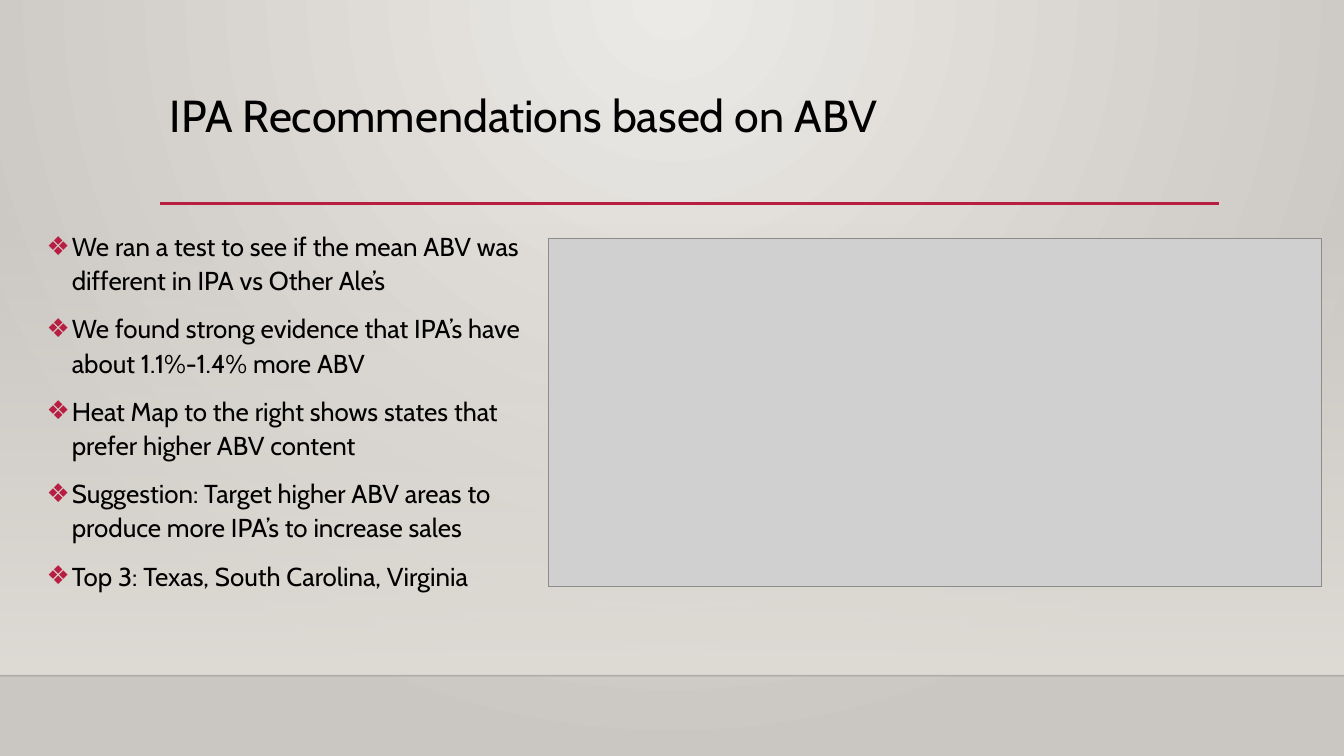
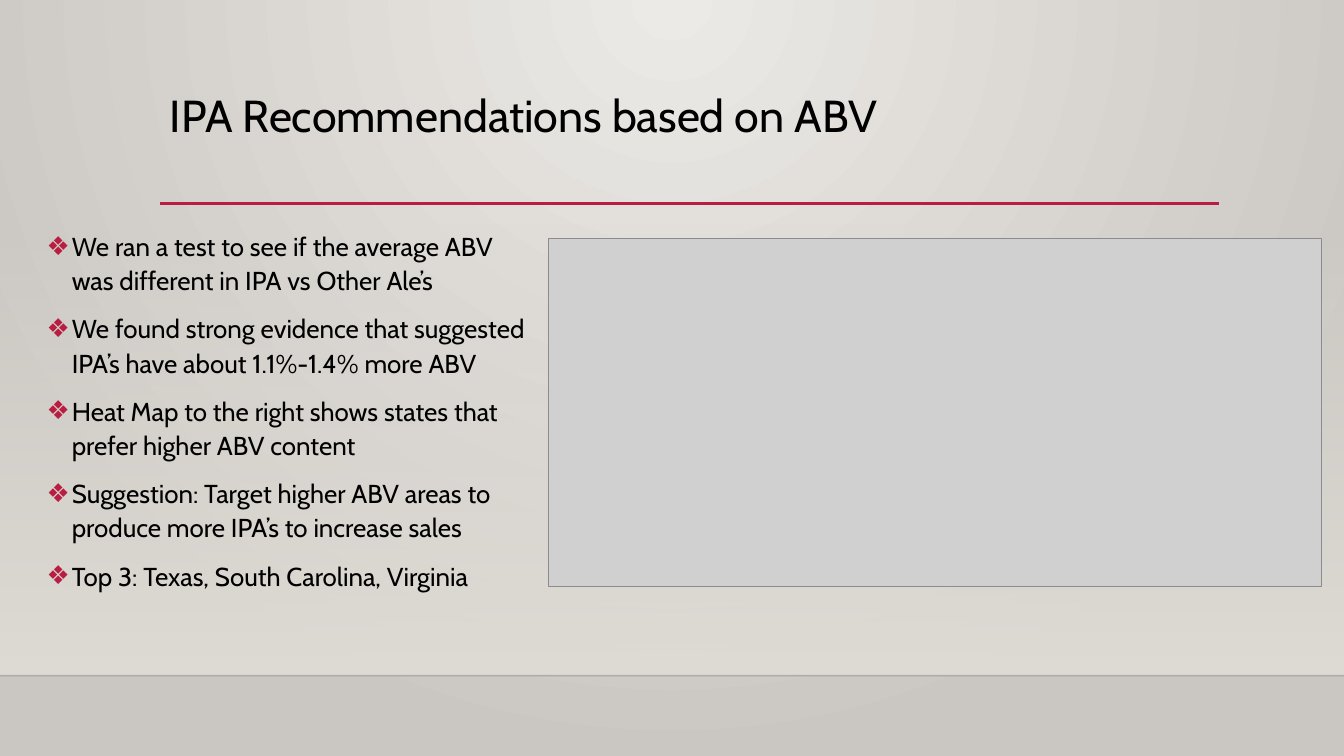
Before and after one commit to Aurian-G/BudweiserBreweryAnalysis, a slide deck: slide 11 of PPT/Case_Study_Analysis_DDS6306.pptx. Drawn at 1344x756 pixels with LibreOffice and Linux fonts; fonts in the diff are those of the drawing; grey boxes stand for pictures; background and template pictures are left out. Boxes give left, top, right and bottom in pixels: in the first picture for what was removed or moved away, otherwise in the second. Text is boxed around its words. In the diff, an @@ line names an element or a change of style, - is before the commit and + after.

```diff
--- a/PPT/Case_Study_Analysis_DDS6306.pptx
+++ b/PPT/Case_Study_Analysis_DDS6306.pptx
@@ text at [72,236,524,374]: text changed @@
-❖ We ran a test to see if the mean ABV was different in IPA vs Other Ale’s
-❖ We found strong evidence that IPA’s have about 1.1%-1.4% more ABV
+❖ We ran a test to see if the average ABV was different in IPA vs Other Ale’s
+❖ We found strong evidence that suggested IPA’s have about 1.1%-1.4% more ABV
```
Also in this commit, not shown: 2 other slides changed.
